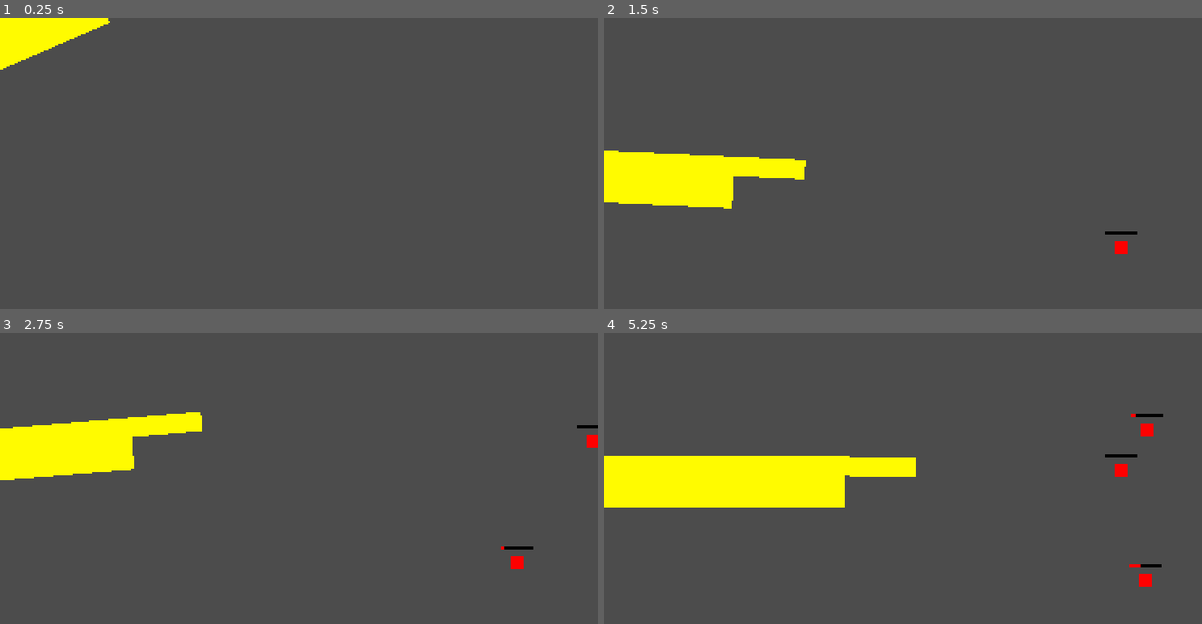
Above: before the commit, frames 1-4 (two rows, left to right).
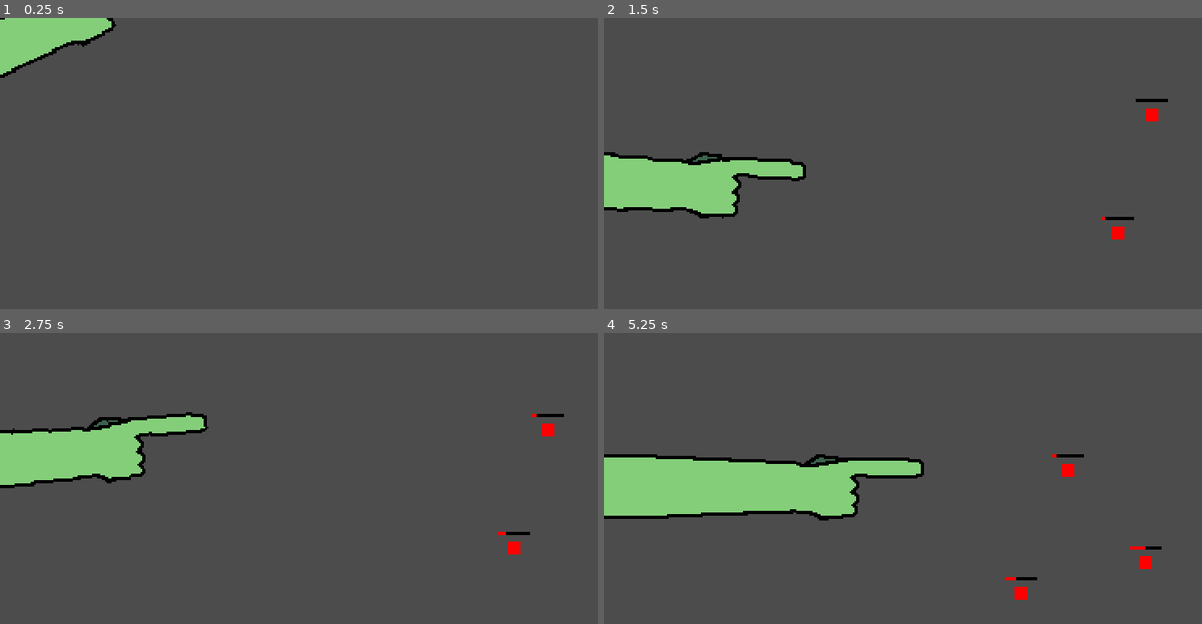
Above: after the commit, the same moments.

Repository: mOtHNOg/Godot-Wild-Jam--35
Game: Godot game, scene res://scenes/Mouth.tscn
The game is run twice, just before and just after one commit, with the same random seed, the same clock (stepped at 60 frames per second) and the same inputs.
Inputs (mouse positions are in pixels of both pictures, inside the frame that each line leads up to):
- Up to frame 1 (0.25 s): no input
- Up to frame 2 (1.5 s): move the mouse to (1034, 148) at 0.52 s; hold Right (right) from 0.53 s (still down); click (1034, 148) at 0.6 s; tap W (up) at 0.77 s; move the mouse to (783, 178) at 1.27 s; click (783, 178) at 1.35 s
- Up to frame 3 (2.75 s): tap W (up) at 1.52 s; move the mouse to (358, 414) at 2.02 s; release Right (right) at 2.03 s; hold A (left) from 2.03 s (still down); click (358, 414) at 2.1 s
- Up to frame 4 (5.25 s): move the mouse to (873, 536) at 2.77 s; release A (left) at 2.78 s; hold Right (right) 2.78-4.28 s; click (873, 536) at 2.85 s; tap W (up) at 3.02, 3.77, 4.52 s; move the mouse to (1082, 522) at 3.52 s; click (1082, 522) at 3.6 s; move the mouse to (723, 434) at 4.27 s; hold A (left) 4.28-5.03 s; click (723, 434) at 4.35 s; move the mouse to (932, 478) at 5.02 s; hold Right (right) from 5.03 s (still down); click (932, 478) at 5.1 s

The runs differ from the first frame. In frame 1, 2.3% of the frame differs, in the area x 0-20%, y 0-21%; in frame 2, 5.9%; in frame 3, 6.3%; in frame 4, 11%, in the area x 0-94%, y 27-92%.

Commit message:
wall background with draggeable objects that don't effect the gameplay whatsoever but it's fun so it doesnt matter

Diff:
--- a/project.godot
+++ b/project.godot
@@ -28,6 +28,7 @@
 
 config/name="Godot Wild Jam #35"
 run/main_scene="res://scenes/Mouth.tscn"
+boot_splash/bg_color=Color( 0.12549, 0.145098, 0.192157, 1 )
 config/icon="res://icon.png"
 
 [autoload]
@@ -78,15 +79,20 @@
 , Object(InputEventJoypadMotion,"resource_local_to_scene":false,"resource_name":"","device":-1,"axis":0,"axis_value":-1.0,"script":null)
  ]
 }
-finger_poke={
+left_click={
 "deadzone": 0.5,
 "events": [ Object(InputEventMouseButton,"resource_local_to_scene":false,"resource_name":"","device":-1,"alt":false,"sh …(213 unchanged characters)…
+ ]
+}
+fullscreen={
+"deadzone": 0.5,
+"events": [ Object(InputEventKey,"resource_local_to_scene":false,"resource_name":"","device":0,"alt":true,"shift":false,"control":false,"meta":false,"command":false,"pressed":false,"scancode":16777221,"unicode":0,"echo":false,"script":null)
  ]
 }
 
 [physics]
 
-common/physics_fps=120
+common/physics_fps=100
 common/enable_pause_aware_picking=true
 
 [rendering]
--- a/scenes/Arm.tscn
+++ b/scenes/Arm.tscn
@@ -1,9 +1,10 @@
-[gd_scene load_steps=3 format=2]
+[gd_scene load_steps=4 format=2]
 
 [ext_resource path="res://scripts/Arm.gd" type="Script" id=1]
+[ext_resource path="res://assets/art/objects/arm.png" type="Texture" id=2]
 
 [sub_resource type="RectangleShape2D" id=1]
-extents = Vector2( 24, 6 )
+extents = Vector2( 22, 6 )
 
 [node name="Arm" type="Node2D"]
 position = Vector2( -176, 84 )
@@ -12,21 +13,16 @@
 [node name="Finger" type="Area2D" parent="."]
 position = Vector2( 292, -4 )
 
-[node name="Polygon2D2" type="Polygon2D" parent="Finger"]
-position = Vector2( -38, -6 )
-color = Color( 1, 0.984314, 0, 1 )
-polygon = PoolVector2Array( -4, 0, 46, 0, 46, 12, -4, 12 )
-
 [node name="CollisionShape2D" type="CollisionShape2D" parent="Finger"]
-position = Vector2( -12, 0 )
+position = Vector2( -14, 0 )
 shape = SubResource( 1 )
-
-[node name="Polygon2D" type="Polygon2D" parent="."]
-position = Vector2( 160, 6 )
-color = Color( 1, 0.984314, 0, 1 )
-polygon = PoolVector2Array( -354, -16, -354, 16, 96, 16, 96, -16 )
 
 [node name="Tween" type="Tween" parent="."]
 
+[node name="ArmSprite" type="Sprite" parent="."]
+modulate = Color( 0.521569, 0.807843, 0.478431, 1 )
+position = Vector2( 42, 8 )
+texture = ExtResource( 2 )
+
 [connection signal="area_entered" from="Finger" to="." method="_on_Finger_area_entered"]
 [connection signal="tween_completed" from="Tween" to="." method="_on_Tween_tween_completed"]
--- a/scenes/Bacteria.tscn
+++ b/scenes/Bacteria.tscn
@@ -13,7 +13,6 @@
 
 [node name="Bacteria" type="Area2D"]
 script = ExtResource( 1 )
-move_area_boundaries = [ Vector2( 160, 0 ), Vector2( 370, 180 ) ]
 
 [node name="Polygon2D" type="Polygon2D" parent="."]
 color = Color( 1, 0, 0, 1 )
@@ -25,7 +24,7 @@
 [node name="Timers" type="Node" parent="."]
 
 [node name="ExplodeStartDelay" type="Timer" parent="Timers"]
-wait_time = 1.5
+wait_time = 0.5
 one_shot = true
 autostart = true
 
--- a/scenes/Mouth.tscn
+++ b/scenes/Mouth.tscn
@@ -5,10 +5,13 @@
 
 [node name="Mouth" type="Node"]
 
+[node name="BacteriaParent" type="Node" parent="."]
+
 [node name="BacteriaSpawner" parent="." instance=ExtResource( 1 )]
 position = Vector2( 416, 90 )
 min_spawn_time = 1
-max_spawn_time = 3
+max_spawn_time = 5
+bacteria_move_area_boundaries = [ Vector2( 152, 16 ), Vector2( 370, 164 ) ]
 auto_start = true
 
 [node name="Arm" parent="." instance=ExtResource( 2 )]
--- /dev/null
+++ b/scenes/Wall.tscn
@@ -0,0 +1,85 @@
+[gd_scene load_steps=10 format=2]
+
+[ext_resource path="res://assets/art/backgrounds/wall stuff/gnome.png" type="Texture" id=1]
+[ext_resource path="res://assets/art/backgrounds/wall stuff/daisy.png" type="Texture" id=3]
+[ext_resource path="res://assets/art/backgrounds/wall stuff/shelf.png" type="Texture" id=4]
+[ext_resource path="res://assets/art/backgrounds/wall stuff/painting.png" type="Texture" id=5]
+[ext_resource path="res://scenes/WallObject.tscn" type="PackedScene" id=6]
+
+[sub_resource type="RectangleShape2D" id=4]
+extents = Vector2( 44, 34 )
+
+[sub_resource type="RectangleShape2D" id=1]
+extents = Vector2( 10, 16 )
+
+[sub_resource type="RectangleShape2D" id=3]
+extents = Vector2( 14, 24 )
+
+[sub_resource type="RectangleShape2D" id=2]
+extents = Vector2( 59.5, 3 )
+
+[node name="Wall" type="Node"]
+
+[node name="Background" type="ColorRect" parent="."]
+anchor_right = 1.0
+anchor_bottom = 1.0
+mouse_filter = 2
+color = Color( 0.988235, 0.960784, 0.756863, 1 )
+__meta__ = {
+"_edit_use_anchors_": false
+}
+
+[node name="Objects" type="Node" parent="."]
+
+[node name="Painting" parent="Objects" instance=ExtResource( 6 )]
+position = Vector2( 275, 51.5 )
+collision_layer = 2
+collision_mask = 1
+auto_apply_gravity = false
+
+[node name="Sprite" type="Sprite" parent="Objects/Painting"]
+position = Vector2( 0, 32 )
+texture = ExtResource( 5 )
+
+[node name="CollisionShape2D" type="CollisionShape2D" parent="Objects/Painting"]
+position = Vector2( 0, 31.5 )
+shape = SubResource( 4 )
+
+[node name="Daisy" parent="Objects" instance=ExtResource( 6 )]
+position = Vector2( 83, 96.5 )
+collision_layer = 2
+collision_mask = 1
+
+[node name="Sprite" type="Sprite" parent="Objects/Daisy"]
+position = Vector2( 0, -16 )
+texture = ExtResource( 3 )
+
+[node name="CollisionShape2D" type="CollisionShape2D" parent="Objects/Daisy"]
+position = Vector2( 0, -15.5 )
+shape = SubResource( 1 )
+
+[node name="Gnome" parent="Objects" instance=ExtResource( 6 )]
+position = Vector2( 129, 97 )
+collision_layer = 2
+collision_mask = 1
+
+[node name="Sprite" type="Sprite" parent="Objects/Gnome"]
+position = Vector2( 0, -26.5 )
+texture = ExtResource( 1 )
+
+[node name="CollisionShape2D" type="CollisionShape2D" parent="Objects/Gnome"]
+position = Vector2( 0, -24 )
+shape = SubResource( 3 )
+
+[node name="Shelf" type="StaticBody2D" parent="."]
+position = Vector2( 107.5, 100 )
+collision_mask = 2
+
+[node name="Sprite" type="Sprite" parent="Shelf"]
+position = Vector2( 0, 7.5 )
+texture = ExtResource( 4 )
+
+[node name="CollisionShape2D" type="CollisionShape2D" parent="Shelf"]
+shape = SubResource( 2 )
+one_way_collision = true
+one_way_collision_margin = 6.0
--- /dev/null
+++ b/scenes/WallObject.tscn
@@ -0,0 +1,11 @@
+[gd_scene load_steps=2 format=2]
+
+[ext_resource path="res://scripts/WallObject.gd" type="Script" id=1]
+
+[node name="WallObject" type="KinematicBody2D"]
+input_pickable = true
+collision_mask = 2
+script = ExtResource( 1 )
+
+[connection signal="mouse_entered" from="." to="." method="_on_WallObject_mouse_entered"]
+[connection signal="mouse_exited" from="." to="." method="_on_WallObject_mouse_exited"]
--- a/scripts/Arm.gd
+++ b/scripts/Arm.gd
@@ -5,7 +5,7 @@
 onready var finger = $Finger
 
 const rotation_speed = 10
-const arm_extend_time = 0.083
+const arm_extend_time = 0.2
 const arm_retract_speed = 7
 const additional_extend_distance = 10
 const retracted_distance_to_rest_pos = 7
@@ -19,6 +19,8 @@
 var angle_to_mouse_pos: float
 var direction_to_mouse_pos: Vector2
 
+signal collided_with_bacteria
+
 func _physics_process(delta):
 
 	mouse_pos = get_global_mouse_position()
@@ -29,7 +31,7 @@
 	global_rotation = lerp_angle(global_rotation, angle_to_mouse_pos, rotation_speed * delta)
 
 	# only lets you poke if your mouse is to the right of the finger (because it makes sense)
-	if Input.is_action_just_pressed("finger_poke") and mouse_pos.x > finger.global_position.x:
+	if Input.is_action_just_pressed("left_click") and mouse_pos.x > finger.global_position.x:
 
 		# only lets you poke if you are retracted enough
 		if position.distance_to(rest_pos) < retracted_distance_to_rest_pos:
@@ -67,7 +69,10 @@
 func _on_Tween_tween_completed(object, key):
 	extending = false
 
-
 func _on_Finger_area_entered(area):
 	if area is Bacteria:
-		stop_poke()
+		if extending == true:
+			stop_poke()
+
+			connect("collided_with_bacteria", area, "_on_finger_collision")
+			emit_signal("collided_with_bacteria")
--- a/scripts/Bacteria.gd
+++ b/scripts/Bacteria.gd
@@ -8,11 +8,11 @@
 onready var explode_progress_bar = $ExplodeProgressBar
 
 # bacteria will move to random positions within these vectors
-export var move_area_boundaries = [Vector2(), Vector2()]
+var move_area_boundaries = [Vector2(), Vector2()]
 
 # movement variables
 const min_speed = 60
-const max_speed = 120
+const max_speed = 200
 var random_speed = rand_range(min_speed, max_speed)
 
 var move_pos: Vector2
@@ -20,10 +20,17 @@
 signal finished_moving
 var emitted_finished_moving_signal: bool = false
 
+# timersssss
+const min_explode_time = 7
+const max_explode_time = 12
+
 signal exploded
 
 func _ready() -> void:
 	connect("finished_moving", self, "set_movement_delay")
+
+	explode_timer.wait_time = int(rand_range(min_explode_time, max_explode_time))
+
 	set_movement_to_random_pos()
 	$Label.text = str(int(random_speed))
 
@@ -63,8 +70,10 @@
 
 func _on_ExplodeTimer_timeout() -> void:
 	emit_signal("exploded")
-	yield(get_tree().create_timer(1.0), "timeout")
 	queue_free()
 
-func _on_MoveDelayTimer_timeout():
+func _on_MoveDelayTimer_timeout() -> void:
 	set_movement_to_random_pos()
+
+func _on_finger_collision() -> void:
+	queue_free()
--- a/scripts/BacteriaSpawner.gd
+++ b/scripts/BacteriaSpawner.gd
@@ -2,13 +2,13 @@
 
 # node references
 onready var spawn_timer = $SpawnTimer
-onready var parent = get_parent()
+onready var bacteria_parent = get_parent().get_node("BacteriaParent")
 
 const Bacteria = preload("res://scenes/Bacteria.tscn")
 
 export var min_spawn_time: int
 export var max_spawn_time: int
-
+export var bacteria_move_area_boundaries = [Vector2(), Vector2()]
 export var auto_start: bool = false
 
 func _ready():
@@ -26,9 +26,17 @@
 	spawn_timer.stop()
 
 func spawn_bacteria() -> void:
-	var bacteria_instance = Bacteria.instance()
-	parent.call_deferred("add_child", bacteria_instance)
-	bacteria_instance.position = global_position
+	var spawn_amount = int(rand_range(0, 4))
+	for i in spawn_amount:
+		print(i)
+		var bacteria_instance: Bacteria = Bacteria.instance()
+		bacteria_parent.call_deferred("add_child", bacteria_instance)
+		bacteria_instance.position = global_position
+		bacteria_instance.move_area_boundaries = bacteria_move_area_boundaries
+		if i == spawn_amount:
+			break
+		else:
+			yield(get_tree().create_timer(0.5), "timeout")
 
 func _on_SpawnTimer_timeout() -> void:
 	spawn_bacteria()
--- a/scripts/Global.gd
+++ b/scripts/Global.gd
@@ -2,3 +2,7 @@
 
 func _ready():
 	randomize()
+
+func _input(event):
+	if event.is_action_pressed("fullscreen"):
+		OS.window_fullscreen = ! OS.window_fullscreen
--- /dev/null
+++ b/scripts/WallObject.gd
@@ -0,0 +1,48 @@
+extends KinematicBody2D
+
+var mouse_entered: bool = false
+var mouse_clicked_inside_collision: bool = false
+
+export var auto_apply_gravity: bool = true
+
+var apply_gravity: bool = false
+
+const gravity = 500
+
+# velocity is applied only when not being dragged
+var velocity: Vector2
+
+func _ready():
+	if auto_apply_gravity == true:
+		apply_gravity = true
+
+func _physics_process(delta):
+	if Input.is_action_just_pressed("left_click") and mouse_entered == true:
+		mouse_clicked_inside_collision = true
+
+	elif Input.is_action_just_released("left_click"):
+		mouse_clicked_inside_collision = false
+
+	if mouse_clicked_inside_collision == true:
+		apply_gravity = true
+		velocity = Vector2.ZERO
+	elif apply_gravity == true:
+		velocity.y += gravity * delta
+		move_and_slide(velocity, Vector2.UP)
+
+	if is_on_floor():
+		velocity.y = 0
+
+	# kill object when it goes off screen
+	if global_position.y > 270:
+		queue_free()
+
+func _input(event):
+	if event is InputEventMouseMotion and mouse_clicked_inside_collision == true:
+		move_and_slide(event.relative * 60, Vector2.UP)
+
+func _on_WallObject_mouse_entered():
+	mouse_entered = true
+
+func _on_WallObject_mouse_exited():
+	mouse_entered = false
Binary file added: assets/art/backgrounds/wall stuff/daisy.png
Not shown, added: assets/art/backgrounds/wall stuff/daisy.png.import
Binary file added: assets/art/backgrounds/wall stuff/gnome.png
Not shown, added: assets/art/backgrounds/wall stuff/gnome.png.import
Binary file added: assets/art/backgrounds/wall stuff/painting.png
Not shown, added: assets/art/backgrounds/wall stuff/painting.png.import
Binary file added: assets/art/backgrounds/wall stuff/shelf.png
Not shown, added: assets/art/backgrounds/wall stuff/shelf.png.import
Binary file added: assets/art/backgrounds/wall.png
Not shown, added: assets/art/backgrounds/wall.png.import
Binary file added: assets/art/objects/arm.png
Not shown, added: assets/art/objects/arm.png.import
(and 6 more such lines)
